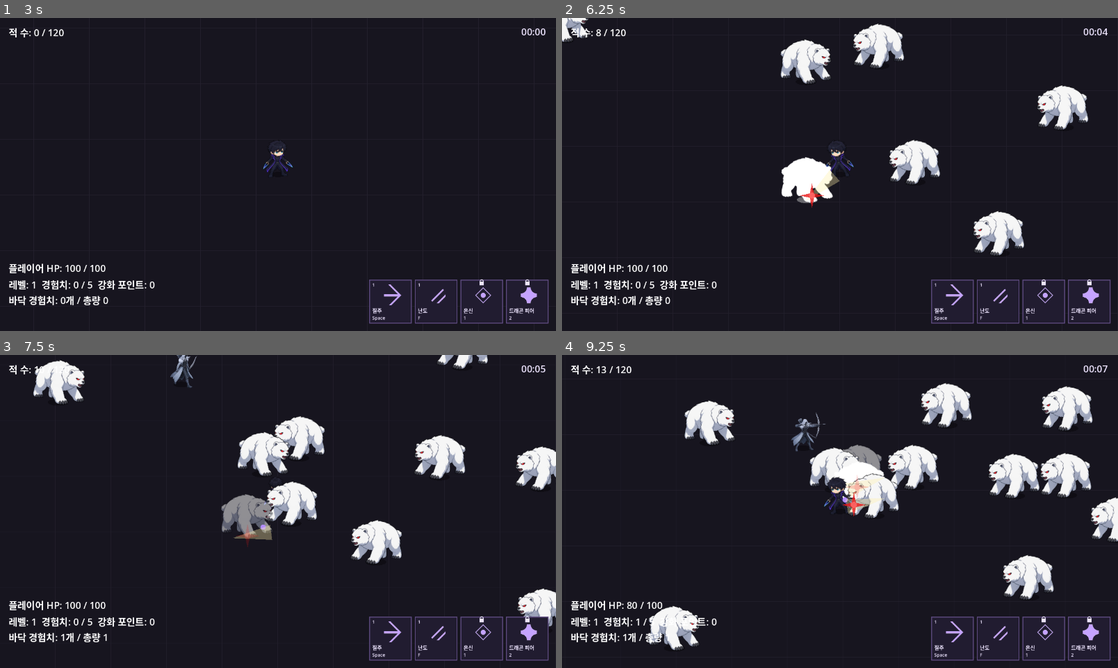
Above: before the commit, frames 1-4 (two rows, left to right).
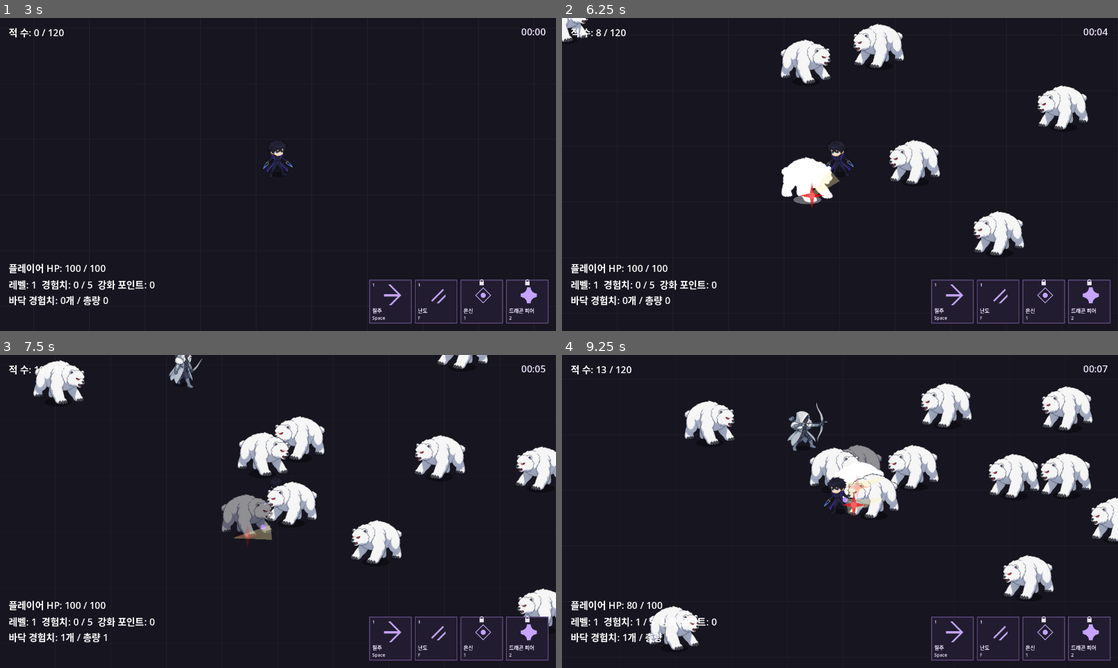
Above: after the commit, the same moments.

Repository: MoongTaeng-I/aigame
Game: Godot game, scene res://scenes/flow.tscn
The game is run twice, just before and just after one commit, with the same random seed, the same clock (stepped at 60 frames per second) and the same inputs.
Inputs (mouse positions are in pixels of both pictures, inside the frame that each line leads up to):
- Up to frame 1 (3 s): tap Enter at 0.5 s; move the mouse to (400, 158) at 0.52 s; hold D (move_right) 0.53-1.25 s; tap T at 0.6, 2.85 s; click (400, 158) at 0.67 s; tap Space at 1.25 s; drag from (166, 190) to (250, 237) at 1.27 s; click "게임 시작" at 2 s; move the mouse to (344, 212) at 2.77 s; hold D (move_right) from 2.78 s (still down); click (344, 212) at 2.92 s
- Up to frame 2 (6.25 s): release D (move_right) at 3.5 s; drag from (812, 237) to (673, 127) at 3.52 s; move the mouse to (1006, 221) at 4.27 s; hold A (move_left) 4.28-5 s; tap T at 4.35, 5.85 s; drag from (673, 127) to (756, 96) at 5.02 s; move the mouse to (867, 174) at 5.77 s; hold S (move_down) from 5.78 s (still down); click (867, 174) at 5.92 s
- Up to frame 3 (7.5 s): release S (move_down) at 6.5 s; drag from (194, 433) to (166, 527) at 6.52 s; move the mouse to (400, 495) at 7.27 s; hold W (move_up) from 7.28 s (still down); tap T at 7.35 s
- Up to frame 4 (9.25 s): release W (move_up) at 8 s; drag from (728, 527) to (812, 574) at 8.02 s; move the mouse to (895, 442) at 8.77 s; hold S (move_down) from 8.78 s (still down); tap T at 8.85 s

Frame 1 is identical in both runs. In frame 2, less than 0.1% of the frame differs, in the area x 41-47%, y 56-60%; in frame 3, 0.3%; in frame 4, 0.5%, in the area x 40-56%, y 15-49%.

Commit message:
ART-10 베르 벨리온 엘프 SD 포즈 전환

Diff:
--- a/data/enemy.csv
+++ b/data/enemy.csv
@@ -1,6 +1,6 @@
 Id,Name_ko,Move_speed,Attack_range_type,Body_radius,Push_weight,Note,Max_hp,Contact_damage,Contact_rehit_sec,Death_fade …(248 unchanged characters)…
-enemy_01,아이스 베어,120,melee,16,1,A단계 검증용 시작값,30,5,1,0.4,,,,1,res://assets/art/sd/sd_bear.png,pose,1,1,111,219,118,8,13,48,16,#ffffff,3,3,0.05,3,0
-enemy_test_ranged,아이스 엘프,100,ranged,16,1,정식 원거리 적(ART-08),30,5,1,0.4,2,400,proj_test_01,2,res://assets/art/enemy/elf_sheet.png,walk_shoot,4,2,97,424,144,8,8,36,13,#d0d8f0,,,,,
+enemy_01,아이스 베어,120,melee,16,1,A단계 검증용 시작값,30,5,1,0.4,,,,1,res://assets/art/sd/sd_bear.png,pose,1,1,111,219,118,8,13,64,20,#ffffff,3,3,0.05,3,0
+enemy_test_ranged,아이스 엘프,100,ranged,16,1,정식 원거리 적(ART-08),30,5,1,0.4,2,400,proj_test_01,2,res://assets/art/sd/sd_elf.png,pose,2,1,118,233,75,8,8,34,12,#ffffff,3,3.5,0.05,3,0.02
 boss_ice_bear,아이스 베어 우두머리,90,melee,48,50,A단계 검증용 시작값,1100,10,1,0.4,,,,50,,,,,,,,,,,,,,,,,
 boss_ice_elf,아이스 엘프 정예병,110,ranged,28,10,S8-IMPL-02 초안,525,0,1,0.4,0.8,416,elf_arrow,70,,,,,,,,,,,,,,,,,
 boss_baruka,바루카,0,melee,30,20,S8-IMPL-03 일반 속도는 boss.csv 참조 계산,1750,10,1,0.4,,,,0,,,,,,,,,,,,,,,,,
--- a/data/shadow.csv
+++ b/data/shadow.csv
@@ -1,4 +1,4 @@
 Id,Search_radius,Chase_leash_distance,Follow_distance,Move_speed,Teleport_distance,Afterimage_sec,Body_radius,Push_weig …(280 unchanged characters)…
 igrit,280,560,200,320,900,1,16,3,igrit_attack,0.1,res://assets/art/sd/sd_igris.png,pose,2,1,143,279,8,8,6,0.1,이그리트,,56,20,,,125,4,3,0.05,3,0.02
-charger_test,280,560,200,320,900,1,16,3,charger_attack,0.1,res://assets/art/shadow/beru_sheet.png,state3,4,3,180,376,8,8,6,0.1,베르,,52,18,,,279,,,,,
-belion,360,560,200,320,900,1,16,3,belion_attack,0.1,res://assets/art/shadow/belion_sheet.png,state3,4,3,195,363,8,8,6,0.1,벨리온,,60,22,15,-95,200,,,,,
+charger_test,280,560,200,320,900,1,16,3,charger_attack,0.1,res://assets/art/sd/sd_beru.png,pose,2,1,144,269,8,8,6,0.1,베르,,48,16,,,89,4,3.5,0.05,4,0.02
+belion,360,560,200,320,900,1,16,3,belion_attack,0.1,res://assets/art/sd/sd_belion.png,pose,2,1,158,297,8,8,6,0.1,벨리온,,56,18,8,-62,105,4,3,0.05,3,0.02
--- a/scripts/enemy.gd
+++ b/scripts/enemy.gd
@@ -246,7 +246,7 @@
 	update_sprite_tint()
 
 func update_shoot_visual(player_position: Vector2, enabled: bool, delta: float, fired: bool) -> void:
-	if sprite_body==null or not sprite_body.visible or sprite_body.layout!="walk_shoot": return
+	if sprite_body==null or not sprite_body.visible or not (sprite_body.layout in ["walk_shoot","pose"]) or projectile_id.is_empty(): return
 	shot_visual_age = 0.0 if fired else shot_visual_age+maxf(delta,0.0)
 	if not enabled: shot_visual_age = 1.0
 	if knockback_elapsed>=knockback_duration:
--- a/scripts/shadow_actor.gd
+++ b/scripts/shadow_actor.gd
@@ -483,7 +483,7 @@
 func update_sprite_visual(movement: Vector2, delta: float) -> void:
 	if sprite_body==null: return
 	if sprite_body.layout=="pose":
-		sprite_body.advance_shadow_pose(movement,movement.length_squared()>0.000001,delta,cast_active,facing)
+		sprite_body.advance_shadow_pose(movement,movement.length_squared()>0.000001,delta,cast_active,dash_direction if is_dash_through() else facing)
 		return
 	if is_dash_through():
 		var after := float(config.Attack_after_frame_sec)
@@ -553,8 +553,8 @@
 		if age<life:
 			var fraction := clampf((dash_trail_next_age-start_age)/maxf(end_age-start_age,0.000000001),0,1)
 			var pose := snapshot()
-			pose.sprite_pose.frame_row = 2
-			pose.sprite_pose.frame_column = 1 if dash_trail_next_age<float(config.Attack_after_frame_sec)-0.000000001 else 2
+			pose.sprite_pose.frame_row = 0 if sprite_body.layout=="pose" else 2
+			pose.sprite_pose.frame_column = 1 if sprite_body.layout=="pose" or dash_trail_next_age<float(config.Attack_after_frame_sec)-0.000000001 else 2
 			pose.sprite_pose.flip_h = dash_direction.x<0.0
 			var copy: Node2D = manager.leave_afterimage(departure.lerp(global_position,fraction),pose,life,float(presentation.Trail_alpha))
 			copy.set_meta("beru_dash_trail",true)
--- a/scripts/sprite_body.gd
+++ b/scripts/sprite_body.gd
@@ -211,6 +211,11 @@
 	queue_redraw()
 
 func set_shoot_pose(remaining: float, release_age: float, enabled: bool) -> void:
+	if layout=="pose":
+		frame_row = 0
+		frame_column = 1 if enabled and columns>1 and (release_age<0.15-0.000000001 or remaining<=0.3+0.000000001) else 0
+		queue_redraw()
+		return
 	frame_row = 0
 	frame_column = _walk_frame_column
 	if enabled:
--- a/tests/art04_p0.gd
+++ b/tests/art04_p0.gd
@@ -7,6 +7,7 @@
 	t.root.add_child(main)
 	main.process_mode = Node.PROCESS_MODE_DISABLED
 	var n: Dictionary = main.round_nodes
+	n.shadows.records.belion = preload("res://tests/legacy_art_records.gd").shadow(n.shadows.records.belion)
 	var p: Node2D = n.player
 	var store = t._store()
 	t.check(store.load_all().is_empty(),"ART-04 production CSV loads")
@@ -31,7 +32,7 @@
 	t.check(ber_view.shadow_size==Vector2(32,12),"ART-04 omitted ground dimensions default32x12")
 	ber_view.free()
 	var ber: Dictionary = store.get_row("shadow.csv","charger_test")
-	t.check(ber.Shadow_w==52.0 and ber.Shadow_h==18.0,"ART-05 Ber ground dimensions52x18")
+	t.check(ber.Shadow_w==48.0 and ber.Shadow_h==16.0,"ART-10 Ber ground dimensions48x16")
 	var copy := preload("res://scripts/shadow_afterimage.gd").new()
 	copy.configure({"sprite_pose":p.sprite_body.pose_snapshot()},1)
 	n.map.add_child(copy)
--- a/tests/art06_p0.gd
+++ b/tests/art06_p0.gd
@@ -5,7 +5,7 @@
 	var failed: int = t.failures
 	var store: CsvDataStore = t._store()
 	t.check(store.load_all().is_empty(),"ART-06 real data loads with new optional columns")
-	for entry in [["player.csv","player_01",68.0],["shadow.csv","igrit",125.0],["shadow.csv","belion",200.0],["shadow.csv","charger_test",279.0]]:
+	for entry in [["player.csv","player_01",68.0],["shadow.csv","igrit",125.0],["shadow.csv","belion",105.0],["shadow.csv","charger_test",89.0]]:
 		var row: Dictionary = store.get_row(entry[0],entry[1])
 		var view := preload("res://scripts/sprite_body.gd").new()
 		t.root.add_child(view)
@@ -48,7 +48,7 @@
 	t.check(image!=null and image.texture.get_size()==Vector2(237,222) and image.source_rect().size==Vector2(237,222),"ART-09 bear237x222 single pose")
 	t.check(image.texture.get_image().detect_alpha()!=Image.ALPHA_NONE and image.texture.get_image().has_mipmaps(),"ART-06 bear transparency and mipmaps")
 	t.check(image.texture==b.sprite_body.texture,"ART-06 bear actors share one cached texture")
-	t.check(image.layout=="pose" and image.anchor_x==118 and image.cell_height==111 and image.shadow_size==Vector2(48,16),"ART-09 bear pose dimensions anchor unchanged ground ellipse")
+	t.check(image.layout=="pose" and image.anchor_x==118 and image.cell_height==111 and image.shadow_size==Vector2(64,20),"ART-10 bear pose dimensions anchor ground64x20")
 	t.check(a.enemy_id=="enemy_01" and a.body_radius==16 and a.move_speed==120 and a.contact_damage==5 and a.push_weight==1 and a.max_hp==30,"ART-06 bear preserves identity and physical/combat values")
 	a.update_actor(1.0/13,Vector2(400,0),n.map.get_map_rect())
 	t.check(image.frame_row==0 and image.frame_column==0 and not image.flip_h,"ART-09 moving bear keeps single pose")
@@ -70,7 +70,7 @@
 	n.manager.recycle_enemy(a)
 	n.manager._spawn_from_row({"Enemy_id":"enemy_test_ranged","Spawn_count":1})
 	var reused: EnemyActor = n.manager.get_living_enemies().back()
-	t.check(reused==a and reused.sprite_body.visible and reused.enemy_id=="enemy_test_ranged" and reused.sprite_body.layout=="walk_shoot" and reused.sprite_body.cell_height==97,"ART-08 pooled bear resets to elf image row")
+	t.check(reused==a and reused.sprite_body.visible and reused.enemy_id=="enemy_test_ranged" and reused.sprite_body.layout=="pose" and reused.sprite_body.cell_height==118,"ART-10 pooled bear resets to elf pose row")
 	reused.character_view.sync_pose()
 	t.check(reused.character_view.global_position==reused.global_position+Vector2(0,8),"ART-08 pooled elf uses configured sprite foot offset")
 	n.manager.recycle_enemy(reused)
--- a/tests/art08_p0.gd
+++ b/tests/art08_p0.gd
@@ -9,6 +9,7 @@
 	t.root.add_child(main)
 	for node in main.find_children("*","Node",true,false): node.set_physics_process(false)
 	var n: Dictionary = main.round_nodes
+	n.manager._enemy_records.enemy_test_ranged = preload("res://tests/legacy_art_records.gd").elf(n.manager._enemy_records.enemy_test_ranged)
 	n.manager._spawn_from_row({"Enemy_id":"enemy_test_ranged","Spawn_count":1})
 	var enemy: EnemyActor = n.manager.get_living_enemies()[0]
 	enemy.position = Vector2.ZERO
--- /dev/null
+++ b/tests/art10_p0.gd
@@ -0,0 +1,76 @@
+extends RefCounted
+
+func run(t: SceneTree) -> void:
+	var store: CsvDataStore = t._store()
+	t.check(store.load_all().is_empty(),"ART-10 SD phase2 data loads")
+	for entry in [["shadow.csv","charger_test",Vector2(536,289),144,89,Vector2(48,16)],["shadow.csv","belion",Vector2(566,315),158,105,Vector2(56,18)],["enemy.csv","enemy_test_ranged",Vector2(394,237),118,75,Vector2(34,12)]]:
+		var view := SpriteBody.new()
+		var row: Dictionary = store.get_row(entry[0],entry[1])
+		view.configure(row,16,Color.WHITE,Color.WHITE)
+		t.check(view.layout=="pose" and view.columns==2 and view.rows==1 and view.texture.get_size()==entry[2] and view.source_rect().size==entry[2]/Vector2(2,1),"ART-10 two-column sheet "+entry[1])
+		t.check(view.texture.get_image().detect_alpha()!=Image.ALPHA_NONE and view.texture.get_image().has_mipmaps() and absf(view.display_rect().size.y-float(entry[3]))<=1 and view.anchor_x==entry[4] and view.shadow_size==entry[5],"ART-10 transparent mipmapped height anchor shadow "+entry[1])
+		view.free()
+	for file in ["player.csv","enemy.csv","shadow.csv"]:
+		for row in store.get_table(file).values():
+			if row.get("Sprite_path")!=null: t.check(String(row.Sprite_path).begins_with("res://assets/art/sd/"),"ART-10 no old-sheet runtime reference "+str(row.Id))
+	var helper := preload("res://tests/belion_sweep_p0.gd").new()
+	helper.t = t
+	var f: Dictionary = helper.fixture()
+	var actor: Node2D = f.summons.summon("charger_test")
+	actor.position = Vector2.ZERO
+	var enemy: EnemyActor = t._spawn(f,Vector2(-100,0),100)
+	actor.tick(0)
+	t.check(actor.dash_through_active and actor.sprite_body.frame_column==1 and actor.sprite_body.flip_h,"ART-10 Beru attack pose starts with left dash")
+	enemy.position = Vector2(100,100)
+	for delta in [0.499,0.001,0.299]:
+		actor.tick(delta)
+		t.check(actor.cast_active and actor.sprite_body.frame_row==0 and actor.sprite_body.frame_column==1 and actor.sprite_body.flip_h,"ART-10 Beru pose/flip throughout dash and recovery "+str(delta))
+	actor.tick(0.001)
+	t.check(not actor.cast_active and actor.sprite_body.frame_column==0,"ART-10 Beru recovery end restores basic pose")
+	for copy in f.helper.images(f):
+		if copy.has_meta("beru_dash_trail"): t.check(copy.sprite_body.frame_row==0 and copy.sprite_body.frame_column==1 and copy.sprite_body.flip_h,"ART-10 Beru dash snapshot uses pose sheet")
+	await helper.close(f)
+	f = helper.fixture()
+	actor = f.summons.summon("belion")
+	actor.position = Vector2.ZERO
+	enemy = t._spawn(f,Vector2(100,0),100)
+	actor.tick(0)
+	t.check(actor.cast_active and actor.sprite_body.frame_column==1 and actor.chain_hand_position()==Vector2(8,-54),"ART-10 Belion windup pose hand foot8 plus8,-62")
+	actor.tick(0.4)
+	t.check(actor.cast_active and actor.sprite_body.frame_column==1 and actor.sweep_visual_state().hand==actor.chain_hand_position(),"ART-10 Belion sweep pose and chain hand match")
+	actor.tick(0.3)
+	t.check(not actor.cast_active and actor.sprite_body.frame_column==0,"ART-10 Belion cast end restores basic pose")
+	actor.facing = Vector2.LEFT
+	actor.cast_active = true
+	actor.update_sprite_visual(Vector2.ZERO,0)
+	t.check(actor.sprite_body.flip_h and actor.chain_hand_position()==Vector2(-8,-54),"ART-10 Belion hand mirrors about foot")
+	await helper.close(f)
+	var main: Node = load("res://main.tscn").instantiate()
+	t.root.add_child(main)
+	for node in main.find_children("*","Node",true,false): node.set_physics_process(false)
+	var n: Dictionary = main.round_nodes
+	n.manager._spawn_from_row({"Enemy_id":"enemy_test_ranged","Spawn_count":1})
+	enemy = n.manager.get_living_enemies()[0]
+	enemy.position = Vector2.ZERO
+	n.player.position = Vector2(400,0)
+	var clock := 0.0
+	for sample in [[1.69,0,0],[1.7,1,0],[1.85,1,0],[2.0,1,1],[2.149,1,1],[2.15,0,1],[3.7,1,1],[4.0,1,2]]:
+		n.manager._update_enemy_shot(enemy,float(sample[0])-clock)
+		clock = float(sample[0])
+		t.check(enemy.sprite_body.frame_row==0 and enemy.sprite_body.frame_column==sample[1] and n.manager._projectiles.size()==sample[2],"ART-10 elf pose/firing boundary "+str(clock))
+	for reason in ["range","stealth","fear"]:
+		enemy.shot_elapsed = 1.8
+		enemy.shot_visual_age = 1
+		n.manager._update_enemy_shot(enemy,0)
+		t.check(enemy.sprite_body.frame_column==1,"ART-10 elf cancellation setup "+reason)
+		if reason=="range": n.player.position = Vector2(401,0)
+		elif reason=="stealth": n.player.stealth_remaining = 1
+		else: enemy.apply_fear(1)
+		n.manager._update_enemy_shot(enemy,0.05)
+		t.check(enemy.sprite_body.frame_column==0 and enemy.shot_elapsed==1.8 and n.manager._projectiles.size()==2,"ART-10 elf immediate basic pose no shot/timer change "+reason)
+		n.player.position = Vector2(400,0)
+		n.player.stealth_remaining = 0
+		enemy.fear_remaining = 0
+	main.queue_free()
+	await t.process_frame
+	await t.process_frame
--- a/tests/belion_chain_p0.gd
+++ b/tests/belion_chain_p0.gd
@@ -50,6 +50,8 @@
 	var helper := Helper.new()
 	helper.t = t
 	var f: Dictionary = helper.fixture()
+	f.summons.records = f.summons.records.duplicate(true)
+	f.summons.records.belion = preload("res://tests/legacy_art_records.gd").shadow(f.summons.records.belion)
 	var b: Node2D = f.summons.summon("belion")
 	b.global_position = Vector2(40,25)
 	var target: EnemyActor = t._spawn(f,b.global_position+Vector2(100,0),100)
@@ -123,7 +125,7 @@
 	t.check(not b.sweep_visual_state().has("hand"),"S7-F4 image-free procedural chain and windup keep legacy path")
 	var store: CsvDataStore = f.store
 	var row: Dictionary = store.get_row("shadow.csv","belion")
-	t.check(row.Chain_hand_x==15.0 and row.Chain_hand_y==-95.0 and store.get_row("shadow.csv","igrit").Chain_hand_x==null and store.get_row("shadow.csv","charger_test").Chain_hand_y==null,"S7-F4 approved hand CSV values and other shadows empty")
+	t.check(row.Chain_hand_x==8.0 and row.Chain_hand_y==-62.0 and store.get_row("shadow.csv","igrit").Chain_hand_x==null and store.get_row("shadow.csv","charger_test").Chain_hand_y==null,"ART-10 approved hand CSV values and other shadows empty")
 	for column in ["Chain_hand_x","Chain_hand_y"]:
 		var old: Variant = row[column]
 		row[column] = INF
@@ -131,7 +133,7 @@
 		row[column] = old
 	row.Chain_hand_y = null
 	t.check(preload("res://scripts/shadow_data.gd").validate(store).contains("Chain_hand_y"),"S7-F4 rejects incomplete hand coordinate pair")
-	row.Chain_hand_y = -95.0
+	row.Chain_hand_y = -62.0
 	await helper.close(f)
 
 func range_and_width_checks(t: SceneTree) -> void:
--- a/tests/belion_sweep_p0.gd
+++ b/tests/belion_sweep_p0.gd
@@ -32,7 +32,7 @@
 	t.check(loaded.is_empty() and Data.validate(store).is_empty(),"S7-I4 actual sweep data validates")
 	var shadow: Dictionary = store.get_row("shadow.csv","belion")
 	var attack: Dictionary = store.get_row("shadow_attack.csv","belion_attack")
-	t.check(shadow.Name_ko=="벨리온" and shadow.Search_radius==360 …(182 unchanged characters)…  shadow.Sprite_path=="res://assets/art/shadow/belion_sheet.png","ART-04 Belion keeps common values with approved sprite path")
+	t.check(shadow.Name_ko=="벨리온" and shadow.Search_radius==360 …(182 unchanged characters)…  shadow.Sprite_path=="res://assets/art/sd/sd_belion.png","ART-10 Belion keeps common values with approved sprite path")
 	t.check(attack.Damage==12 and attack.Range==450.0 and attack.Arc_deg==180.0 and attack.Interval_sec==1.5 and int(attack.Shape)==Data.Shape.SWEEP and attack.Windup_sec==0.4 and attack.Sweep_sec==0.3,"S7-F5 sweep approved Range450 with other values unchanged")
 	var presentation := preload("res://scripts/shadow_afterimage.gd").presentation()
 	t.check(int(float(presentation.Belion_chain_segments))==12 and float(presentation.Belion_trail_sec)==0.15,"S7-I4 chain presentation values")
--- a/tests/beru_sprite_p0.gd
+++ b/tests/beru_sprite_p0.gd
@@ -46,6 +46,7 @@
 	var helper := Helper.new()
 	helper.t = t
 	var f: Dictionary = helper.fixture()
+	f.summons.records.charger_test = preload("res://tests/legacy_art_records.gd").shadow(f.summons.records.charger_test)
 	var actor: Node2D = f.summons.summon("charger_test")
 	actor.global_position = Vector2.ZERO
 	var image: Node2D = actor.sprite_body
@@ -83,6 +84,7 @@
 	t.check(not actor.cast_active and image.frame_row!=2,"ART-05 recovery end returns to idle or movement without extra delay")
 	await helper.close(f)
 	f = helper.fixture()
+	f.summons.records.charger_test = preload("res://tests/legacy_art_records.gd").shadow(f.summons.records.charger_test)
 	actor = f.summons.summon("charger_test")
 	actor.global_position = Vector2.ZERO
 	target = t._spawn(f,Vector2(-100,0),100)
@@ -107,6 +109,7 @@
 	var helper := Helper.new()
 	helper.t = t
 	var f: Dictionary = helper.fixture()
+	f.summons.records.charger_test = preload("res://tests/legacy_art_records.gd").shadow(f.summons.records.charger_test)
 	var actor: Node2D = f.summons.summon("charger_test")
 	actor.global_position = Vector2.ZERO
 	# Presentation-only synthetic edge case; production recovery remains0.3.
--- a/tests/legacy_art_records.gd
+++ b/tests/legacy_art_records.gd
@@ -12,3 +12,18 @@
 	for key in ["Bob_px","Step_hz","Squash","Tilt_deg","Breath"]: result[key] = null
 	result.merge({"Sprite_path":"res://assets/art/shadow/igris_sheet.png","Sprite_layout":"state3","Sprite_cols":4,"Sprite_rows":3,"Sprite_cell_height":211,"Sprite_baseline":410,"Sprite_anchor_x":170},true)
 	return result
+
+static func shadow(row: Dictionary) -> Dictionary:
+	var result := row.duplicate(true)
+	for key in ["Bob_px","Step_hz","Squash","Tilt_deg","Breath"]: result[key] = null
+	if row.Id=="charger_test":
+		result.merge({"Sprite_path":"res://assets/art/shadow/beru_sheet.png","Sprite_layout":"state3","Sprite_cols":4,"Sprite_rows":3,"Sprite_cell_height":180,"Sprite_baseline":376,"Sprite_anchor_x":279,"Shadow_w":52,"Shadow_h":18},true)
+	else:
+		result.merge({"Sprite_path":"res://assets/art/shadow/belion_sheet.png","Sprite_layout":"state3","Sprite_cols":4,"Sprite_rows":3,"Sprite_cell_height":195,"Sprite_baseline":363,"Sprite_anchor_x":200,"Shadow_w":60,"Shadow_h":22,"Chain_hand_x":15,"Chain_hand_y":-95},true)
+	return result
+
+static func elf(row: Dictionary) -> Dictionary:
+	var result := row.duplicate(true)
+	for key in ["Bob_px","Step_hz","Squash","Tilt_deg","Breath"]: result[key] = null
+	result.merge({"Sprite_path":"res://assets/art/enemy/elf_sheet.png","Sprite_layout":"walk_shoot","Sprite_cols":4,"Sprite_rows":2,"Sprite_cell_height":97,"Sprite_baseline":424,"Sprite_anchor_x":144,"Shadow_w":36,"Shadow_h":13,"Sprite_tint":"#d0d8f0"},true)
+	return result
--- a/tests/p0_runner.gd
+++ b/tests/p0_runner.gd
@@ -62,6 +62,7 @@
 	preload("res://tests/art07_p0.gd").new().run(self)
 	await preload("res://tests/art08_p0.gd").new().run(self)
 	await preload("res://tests/art09_p0.gd").new().run(self)
+	await preload("res://tests/art10_p0.gd").new().run(self)
 	await preload("res://tests/art04_p0.gd").new().run(self)
 	await preload("res://tests/shadow_regions_dash_p0.gd").new().run(self)
 	await preload("res://tests/hit_fx_p0.gd").new().run(self)
Binary file added: assets/art/sd/sd_belion.png
Not shown, added: assets/art/sd/sd_belion.png.import
Binary file added: assets/art/sd/sd_beru.png
Not shown, added: assets/art/sd/sd_beru.png.import
Binary file added: assets/art/sd/sd_elf.png
Not shown, added: assets/art/sd/sd_elf.png.import
Not shown, added: tests/art10_p0.gd.uid
Not shown, changed: docs/devlog.md
Not shown, changed: docs/systems/02_enemy_spawn_and_movement.md
Not shown, changed: docs/systems/07_shadow_summons.md
Not shown, changed: docs/systems/10_visuals_and_audio.md
